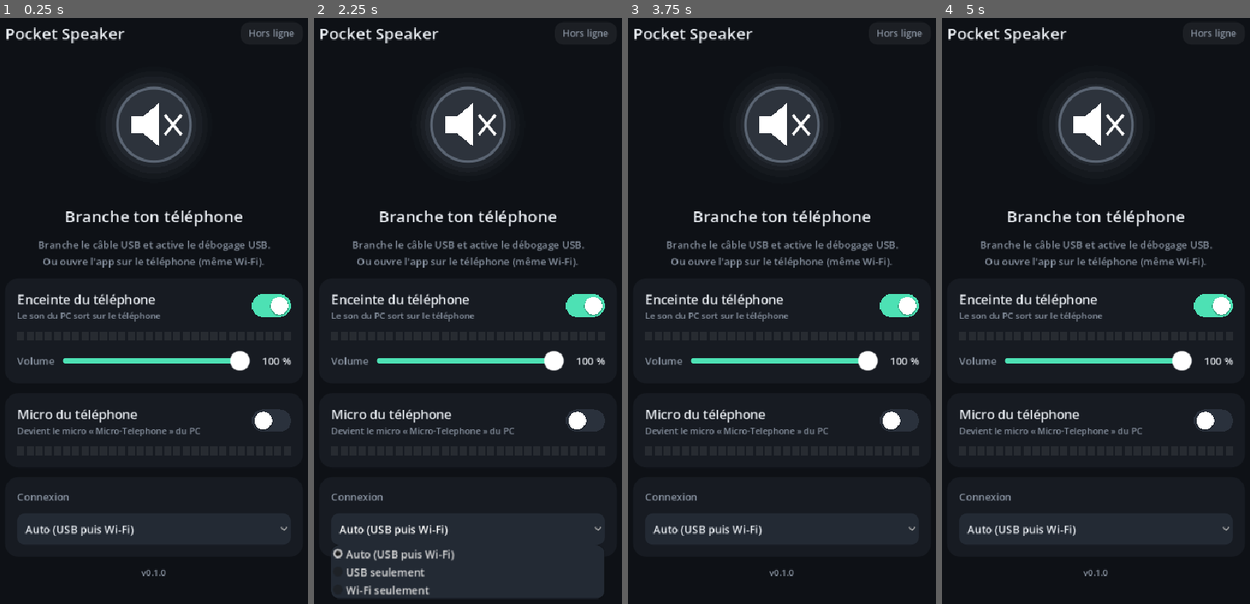
Above: before the commit, frames 1-4 (left to right).
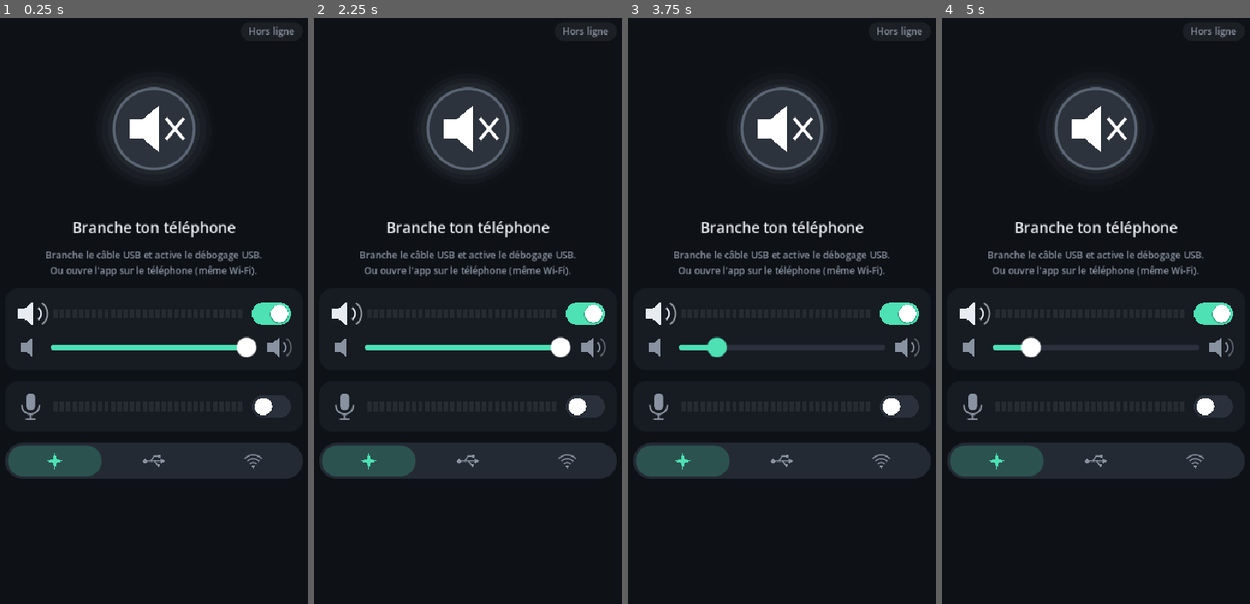
Above: after the commit, the same moments.

Repository: goodview-software/pocket-speaker
Game: Godot game, scene res://main.tscn
Two runs of this game, one before a commit and one after it. Both use one fixed random seed, a clock stepped at 60 frames per second and the inputs below.
Inputs (mouse positions are in pixels of both pictures, inside the frame that each line leads up to):
- Up to frame 1 (0.25 s): no input
- Up to frame 2 (2.25 s): click (468, 527) at 0.5 s, where only the run before the commit has a clickable "Auto (USB puis Wi-Fi)"; click (468, 527) at 1.25 s, where only the run before the commit has a clickable "Auto (USB puis Wi-Fi)"; click (468, 527) at 2 s, where only the run before the commit has a clickable "Auto (USB puis Wi-Fi)"
- Up to frame 3 (3.75 s): tap Enter at 2.75 s; move the mouse to (782, 316) at 2.77 s; click (782, 316) at 2.92 s; tap Space at 3.5 s; move the mouse to (717, 346) at 3.52 s; click (717, 346) at 3.67 s
- Up to frame 4 (5 s): tap Enter at 4.25 s; move the mouse to (1126, 182) at 4.27 s; click (1126, 182) at 4.42 s

The runs differ from the first frame. In frame 1, 17% of the frame differs, in the area x 1-99%, y 1-96%; in frame 2, 24%, in the area x 1-99%, y 1-99%; in frame 3, 16%; in frame 4, 16%.

Commit message:
UI : icônes à la place des textes, contrôle segmenté de connexion
Co-Authored-By: Claude Sonnet 5.5 <noreply@anthropic.com>

Diff:
--- a/main.gd
+++ b/main.gd
@@ -97,6 +97,106 @@
 			draw_rect(Rect2(i * (w + gap), 0, w, size.y), col if lit else Color(1, 1, 1, 0.07), true)
 
 
+class Ico:
+	static func box(ci: CanvasItem, r: Rect2, rad: float, col: Color) -> void:
+		var sb := StyleBoxFlat.new()
+		sb.bg_color = col
+		sb.set_corner_radius_all(int(rad))
+		sb.anti_aliasing_size = 1.0
+		ci.draw_style_box(sb, r)
+
+	static func draw_kind(ci: CanvasItem, kind: String, c: Vector2, k: float, col: Color) -> void:
+		match kind:
+			"speaker", "speaker_low":
+				var body := PackedVector2Array([Vector2(-18, -9), Vector2(-6, -9), Vector2(8, -21),
+						Vector2(8, 21), Vector2(-6, 9), Vector2(-18, 9)])
+				for i in body.size():
+					body[i] = c + Vector2(-4, 0) * k + body[i] * k
+				ci.draw_colored_polygon(body, col)
+				if kind == "speaker":
+					ci.draw_arc(c + Vector2(6, 0) * k, 12.0 * k, -0.9, 0.9, 16, col, 3.0 * k, true)
+					ci.draw_arc(c + Vector2(6, 0) * k, 23.0 * k, -0.9, 0.9, 20, Color(col, 0.6), 3.0 * k, true)
+			"mic":
+				box(ci, Rect2(c + Vector2(-8, -22) * k, Vector2(16, 28) * k), 8.0 * k, col)
+				ci.draw_arc(c + Vector2(0, -2) * k, 15.0 * k, 0.0, PI, 24, col, 3.0 * k, true)
+				ci.draw_line(c + Vector2(0, 13) * k, c + Vector2(0, 22) * k, col, 3.0 * k, true)
+				ci.draw_line(c + Vector2(-8, 22) * k, c + Vector2(8, 22) * k, col, 3.0 * k, true)
+			"usb":
+				ci.draw_line(c + Vector2(-22, 0) * k, c + Vector2(20, 0) * k, col, 3.0 * k, true)
+				ci.draw_circle(c + Vector2(-24, 0) * k, 5.5 * k, col)
+				ci.draw_colored_polygon(PackedVector2Array([c + Vector2(18, -7) * k, c + Vector2(30, 0) * k,
+						c + Vector2(18, 7) * k]), col)
+				ci.draw_polyline(PackedVector2Array([c + Vector2(-8, 0) * k, c + Vector2(0, -13) * k,
+						c + Vector2(10, -13) * k]), col, 3.0 * k, true)
+				ci.draw_rect(Rect2(c + Vector2(10, -17) * k, Vector2(8, 8) * k), col)
+				ci.draw_polyline(PackedVector2Array([c + Vector2(2, 0) * k, c + Vector2(10, 12) * k]), col, 3.0 * k, true)
+				ci.draw_circle(c + Vector2(12, 12) * k, 4.5 * k, col)
+			"wifi":
+				ci.draw_circle(c + Vector2(0, 16) * k, 3.5 * k, col)
+				for r in [12.0, 22.0, 32.0]:
+					ci.draw_arc(c + Vector2(0, 16) * k, r * k, -2.36, -0.78, 20, col, 3.0 * k, true)
+			"auto":
+				var st := PackedVector2Array([Vector2(0, -22), Vector2(5, -5), Vector2(22, 0), Vector2(5, 5),
+						Vector2(0, 22), Vector2(-5, 5), Vector2(-22, 0), Vector2(-5, -5)])
+				for i in st.size():
+					st[i] = c + st[i] * k
+				ci.draw_colored_polygon(st, col)
+
+
+class Icon extends Control:
+	var kind := "speaker"
+	var col := Color.WHITE:
+		set(v):
+			if v != col:
+				col = v
+				queue_redraw()
+
+	func _init(k := "speaker") -> void:
+		kind = k
+		custom_minimum_size = Vector2(40, 40)
+
+	func _draw() -> void:
+		Ico.draw_kind(self, kind, size / 2.0, minf(size.x, size.y) / 46.0, col)
+
+
+class Seg extends Control:
+	signal picked(id: int)
+	var ids: Array = []
+	var kinds: Array = []
+	var sel := 0
+	var hi := 0.0
+
+	func _init() -> void:
+		custom_minimum_size = Vector2(0, 54)
+
+	func setup(k: Array, i: Array, cur: int) -> void:
+		kinds = k
+		ids = i
+		sel = maxi(0, ids.find(cur))
+		hi = sel
+
+	func _process(d: float) -> void:
+		hi = move_toward(hi, sel, d * 14.0)
+		queue_redraw()
+
+	func _gui_input(e: InputEvent) -> void:
+		if e is InputEventMouseButton and e.pressed and e.button_index == MOUSE_BUTTON_LEFT and not ids.is_empty():
+			sel = clampi(int(e.position.x / (size.x / ids.size())), 0, ids.size() - 1)
+			picked.emit(ids[sel])
+			accept_event()
+
+	func _draw() -> void:
+		if ids.is_empty():
+			return
+		Ico.box(self, Rect2(Vector2.ZERO, size), size.y / 2.0, Color("232a34"))
+		var w := size.x / ids.size()
+		Ico.box(self, Rect2(Vector2(hi * w + 4, 4), Vector2(w - 8, size.y - 8)), (size.y - 8) / 2.0, Color("4de1b4", 0.22))
+		for i in ids.size():
+			var on := i == sel
+			Ico.draw_kind(self, kinds[i], Vector2((i + 0.5) * w, size.y / 2.0), 0.55,
+					Color("4de1b4") if on else Color("8892a0"))
+
+
 class Toggle extends Control:
 	signal toggled(on: bool)
 	var on := false
@@ -154,13 +254,13 @@
 var sub: Label
 var chip: Label
 var chip_sb: StyleBoxFlat
+var ico_sound: Icon
+var ico_mic: Icon
 var meter_out: Meter
 var meter_mic: Meter
 var tog_sound: Toggle
 var tog_mic: Toggle
 var vol_slider: HSlider
-var vol_label: Label
-var foot: Label
 var content: VBoxContainer
 
 # PC
@@ -337,20 +437,6 @@
 	return v
 
 
-func _toggle_row(v: Control, title: String, hint: String, tog: Toggle) -> void:
-	var h := HBoxContainer.new()
-	v.add_child(h)
-	var tv := VBoxContainer.new()
-	tv.size_flags_horizontal = Control.SIZE_EXPAND_FILL
-	tv.add_theme_constant_override("separation", 2)
-	h.add_child(tv)
-	_label(title, 19, C_TEXT, tv)
-	var hl := _label(hint, 13, C_DIM, tv)
-	hl.autowrap_mode = TextServer.AUTOWRAP_WORD_SMART
-	tog.size_flags_vertical = Control.SIZE_SHRINK_CENTER
-	h.add_child(tog)
-
-
 func _build_ui() -> void:
 	theme = _make_theme()
 	var bg := ColorRect.new()
@@ -375,7 +461,7 @@
 	center.size_flags_horizontal = Control.SIZE_EXPAND_FILL
 	margin.add_child(center)
 	content = VBoxContainer.new()
-	content.add_theme_constant_override("separation", 14)
+	content.add_theme_constant_override("separation", 16)
 	content.custom_minimum_size = Vector2(440, 0)
 	center.add_child(content)
 	get_viewport().size_changed.connect(_fit_width)
@@ -383,8 +469,9 @@
 
 	var head := HBoxContainer.new()
 	content.add_child(head)
-	var t := _label("Pocket Speaker", 24, C_TEXT, head)
-	t.size_flags_horizontal = Control.SIZE_EXPAND_FILL
+	var sp := Control.new()
+	sp.size_flags_horizontal = Control.SIZE_EXPAND_FILL
+	head.add_child(sp)
 	var chip_p := PanelContainer.new()
 	chip_sb = StyleBoxFlat.new()
 	chip_sb.set_corner_radius_all(14)
@@ -397,27 +484,37 @@
 	chip = _label("", 14, C_DIM, chip_p)
 
 	orb = Orb.new()
-	orb.custom_minimum_size = Vector2(0, 210)
+	orb.custom_minimum_size = Vector2(0, 230)
 	content.add_child(orb)
-	status = _label("", 24, C_TEXT, content)
+	status = _label("", 22, C_TEXT, content)
 	status.horizontal_alignment = HORIZONTAL_ALIGNMENT_CENTER
-	sub = _label("", 15, C_DIM, content)
+	sub = _label("", 14, C_DIM, content)
 	sub.horizontal_alignment = HORIZONTAL_ALIGNMENT_CENTER
 	sub.autowrap_mode = TextServer.AUTOWRAP_WORD_SMART
-	sub.custom_minimum_size = Vector2(0, 42)
-	sub.vertical_alignment = VERTICAL_ALIGNMENT_TOP
+	sub.custom_minimum_size = Vector2(0, 40)
 
 	var c1 := _card(content)
+	var r1 := HBoxContainer.new()
+	r1.add_theme_constant_override("separation", 14)
+	c1.add_child(r1)
+	ico_sound = Icon.new("speaker")
+	r1.add_child(ico_sound)
+	meter_out = Meter.new()
+	meter_out.size_flags_horizontal = Control.SIZE_EXPAND_FILL
+	meter_out.size_flags_vertical = Control.SIZE_SHRINK_CENTER
+	r1.add_child(meter_out)
 	tog_sound = Toggle.new()
 	tog_sound.set_on(want_sound)
 	tog_sound.toggled.connect(_on_sound)
-	_toggle_row(c1, "Enceinte du téléphone", "Le son du PC sort sur le téléphone", tog_sound)
-	meter_out = Meter.new()
-	c1.add_child(meter_out)
+	tog_sound.size_flags_vertical = Control.SIZE_SHRINK_CENTER
+	r1.add_child(tog_sound)
 	var vh := HBoxContainer.new()
-	vh.add_theme_constant_override("separation", 12)
+	vh.add_theme_constant_override("separation", 10)
 	c1.add_child(vh)
-	_label("Volume", 15, C_DIM, vh)
+	var il := Icon.new("speaker_low")
+	il.custom_minimum_size = Vector2(40, 30)
+	il.col = C_DIM
+	vh.add_child(il)
 	vol_slider = HSlider.new()
 	vol_slider.min_value = 0
 	vol_slider.max_value = 100
@@ -428,33 +525,34 @@
 	vol_slider.size_flags_vertical = Control.SIZE_SHRINK_CENTER
 	vol_slider.value_changed.connect(_on_vol)
 	vh.add_child(vol_slider)
-	vol_label = _label("%d %%" % int(vol * 100.0), 15, C_TEXT, vh)
-	vol_label.custom_minimum_size = Vector2(48, 0)
-	vol_label.horizontal_alignment = HORIZONTAL_ALIGNMENT_RIGHT
+	var ih := Icon.new("speaker")
+	ih.custom_minimum_size = Vector2(40, 30)
+	ih.col = C_DIM
+	vh.add_child(ih)
 
 	var c2 := _card(content)
+	var r2 := HBoxContainer.new()
+	r2.add_theme_constant_override("separation", 14)
+	c2.add_child(r2)
+	ico_mic = Icon.new("mic")
+	r2.add_child(ico_mic)
+	meter_mic = Meter.new()
+	meter_mic.size_flags_horizontal = Control.SIZE_EXPAND_FILL
+	meter_mic.size_flags_vertical = Control.SIZE_SHRINK_CENTER
+	r2.add_child(meter_mic)
 	tog_mic = Toggle.new()
 	tog_mic.set_on(want_mic)
 	tog_mic.toggled.connect(_on_mic)
-	_toggle_row(c2, "Micro du téléphone", "Devient le micro « Micro-Telephone » du PC" if not is_phone
-			else "Envoie ton micro au PC", tog_mic)
-	meter_mic = Meter.new()
-	c2.add_child(meter_mic)
+	tog_mic.size_flags_vertical = Control.SIZE_SHRINK_CENTER
+	r2.add_child(tog_mic)
 
 	if not is_phone:
-		var c3 := _card(content)
-		_label("Connexion", 15, C_DIM, c3)
-		var ob := OptionButton.new()
-		ob.add_item("Auto (USB puis Wi-Fi)", 0)
-		ob.add_item("USB seulement", 2)
-		ob.add_item("Wi-Fi seulement", 1)
-		ob.select(ob.get_item_index(link_mode))
-		ob.item_selected.connect(func(i: int):
-			link_mode = ob.get_item_id(i)
+		var seg := Seg.new()
+		seg.setup(["auto", "usb", "wifi"], [0, 2, 1], link_mode)
+		seg.picked.connect(func(id: int):
+			link_mode = id
 			_save_pref())
-		c3.add_child(ob)
-	foot = _label("v" + APP_VERSION, 13, C_DIM, content)
-	foot.horizontal_alignment = HORIZONTAL_ALIGNMENT_CENTER
+		content.add_child(seg)
 
 
 func _fit_width() -> void:
@@ -465,12 +563,14 @@
 func _set_status(st: int, a: String, b: String) -> void:
 	state = st
 	status.text = a
-	sub.text = b
+	sub.text = b if st == ST_IDLE else ""
 
 
 func _ui_tick(delta: float) -> void:
 	lvl_out = maxf(0.0, lvl_out - delta * 1.2)
 	lvl_mic = maxf(0.0, lvl_mic - delta * 1.2)
+	ico_sound.col = C_TEXT if want_sound else C_DIM
+	ico_mic.col = C_TEXT if want_mic else C_DIM
 	meter_out.value = lvl_out if want_sound else 0.0
 	meter_mic.value = lvl_mic if want_mic else 0.0
 	orb.linked = state == ST_LINKED
@@ -482,12 +582,10 @@
 		chip.text = tr + (" · %d ms" % rtt_ms if rtt_ms >= 0 else "")
 		chip.add_theme_color_override("font_color", C_OK)
 		chip_sb.bg_color = Color(C_OK, 0.14)
-		foot.text = ("Connecté à " + peer_name + " · " if peer_name != "" else "") + "v" + APP_VERSION
 	else:
 		chip.text = "Hors ligne"
 		chip.add_theme_color_override("font_color", C_DIM)
 		chip_sb.bg_color = Color(1, 1, 1, 0.06)
-		foot.text = "v" + APP_VERSION
 
 
 func _on_sound(on: bool) -> void:
@@ -508,7 +606,6 @@
 
 func _on_vol(v: float) -> void:
 	vol = v / 100.0
-	vol_label.text = "%d %%" % int(v)
 	if is_phone and player != null:
 		player.volume_db = linear_to_db(maxf(vol, 0.0001)) if vol > 0.0 else -80.0
 	_save_pref()
@@ -519,7 +616,6 @@
 	tog_sound.set_on(want_sound)
 	tog_mic.set_on(want_mic)
 	vol_slider.set_value_no_signal(vol * 100.0)
-	vol_label.text = "%d %%" % int(vol * 100.0)
 	if is_phone:
 		player.volume_db = linear_to_db(vol) if vol > 0.0 else -80.0
 		mic_player.stream_paused = not want_mic
